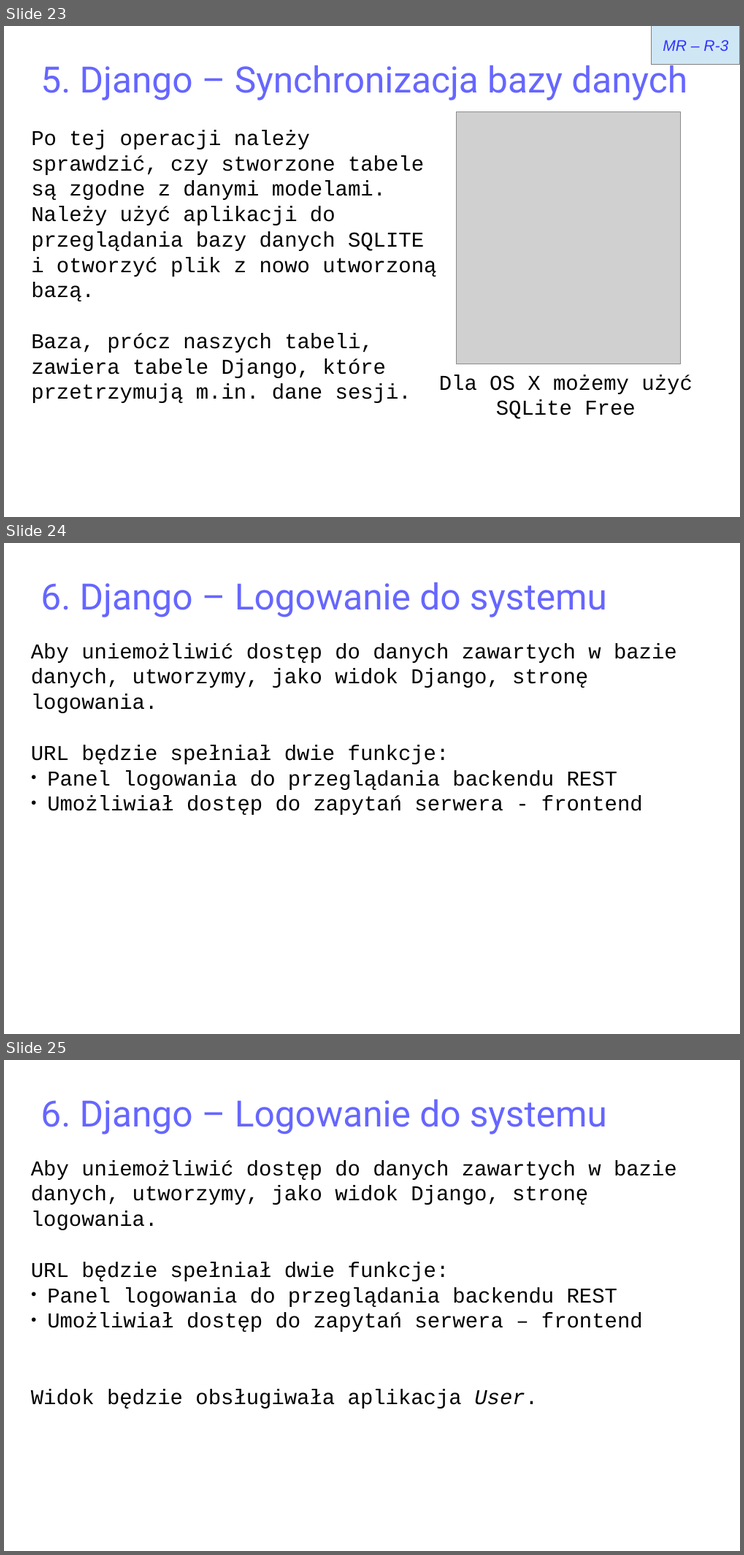
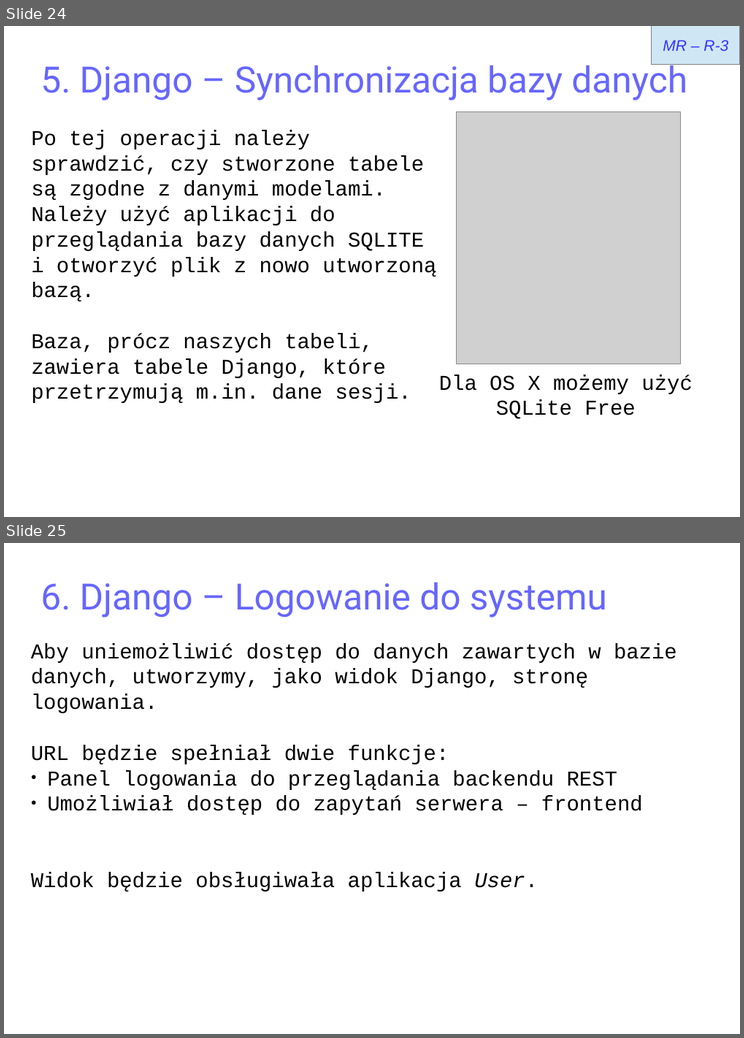
Before and after one commit to matulik/reinyzagam, a slide deck: Docs/presentation.odp. Shown one above the other, each under a label of ours: slides 23, 24 and 25 before the commit, slides 24 and 25 after it. The pictures are 744x1555 and 744x1038 pixels, drawn with LibreOffice and Linux fonts; fonts in the diff are those of the drawing; grey boxes stand for pictures. Boxes give left, top, right and bottom in pixels: in the first picture for what was removed or moved away, otherwise in the second. Text is boxed around its words. In the diff, an @@ line names an element or a change of style, - is before the commit and + after.

Commit message:
REST DOC updated

```diff
--- a/Docs/presentation.odp
+++ b/Docs/presentation.odp
@@ slide 24 removed at (4, 543, 740, 1034), background #FFFFFF @@
@@ title removed at (40, 582, 607, 617) @@
-6. Django – Logowanie do systemu
@@ text removed at (31, 643, 677, 815) @@
-Aby uniemożliwić dostęp do danych zawartych w bazie danych, utworzymy, jako widok Django, stronę logowania.
-URL będzie spełniał dwie funkcje:
-● Panel logowania do przeglądania backendu REST
-● Umożliwiał dostęp do zapytań serwera - frontend
@@ what was slide 23 is now slide 24 @@
```
Also in this commit, not shown: 5 slides changed, 6 slides added, 1 other slide removed, 3 other files.
